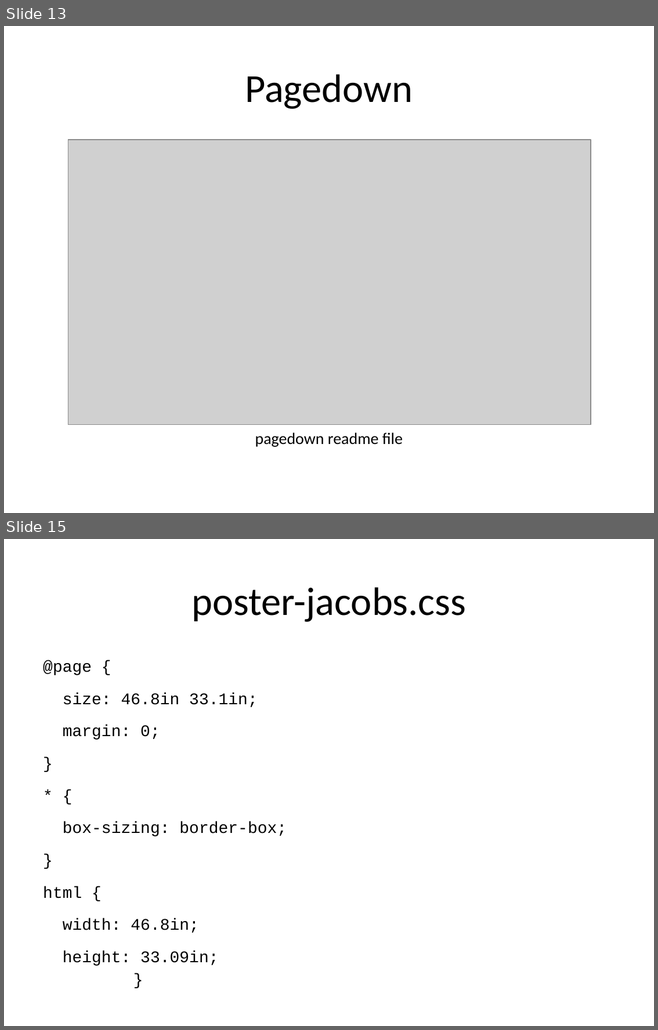
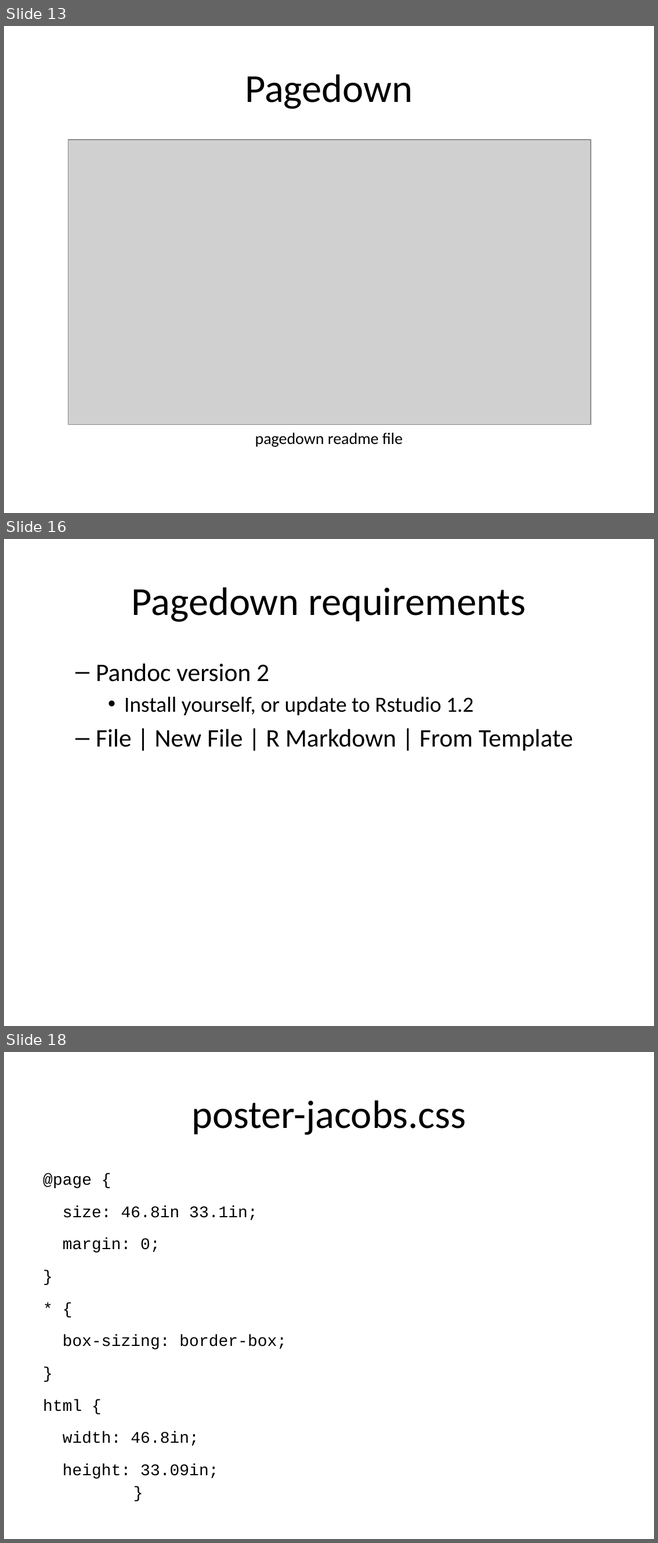
Before and after one commit to pmean/posters-with-pagedown, a slide deck: src/posters.pptx. Shown one above the other, each under a label of ours: slides 13 and 15 before the commit, slides 13, 16 and 18 after it; the slides between them are not shown. The pictures are 658x1030 and 658x1543 pixels, drawn with LibreOffice and Linux fonts; fonts in the diff are those of the drawing; grey boxes stand for pictures. Boxes give left, top, right and bottom in pixels: in the first picture for what was removed or moved away, otherwise in the second. Text is boxed around its words. In the diff, an @@ line names an element or a change of style, - is before the commit and + after.

```diff
--- a/src/posters.pptx
+++ b/src/posters.pptx
@@ slide 16 added at (4,539,654,1026), background #FFFFFF @@
@@ title added at (132,587,525,622), 44 pt, text #000000 @@
+Pagedown requirements
@@ text added at (96,663,573,751), 28 pt, text #000000 @@
+  – Pandoc version 2
+    • Install yourself, or update to Rstudio 1.2
+  – File | New File | R Markdown | From Template
@@ what was slide 15 is now slide 18 @@
```
Also in this commit, not shown: 2 slides changed, 2 other slides added.
